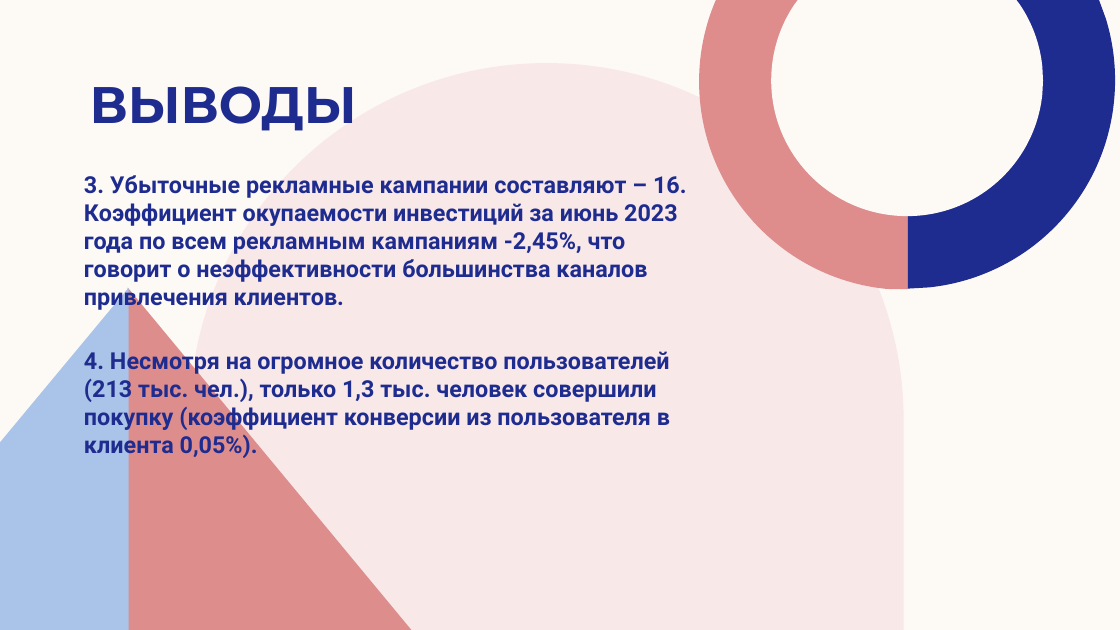
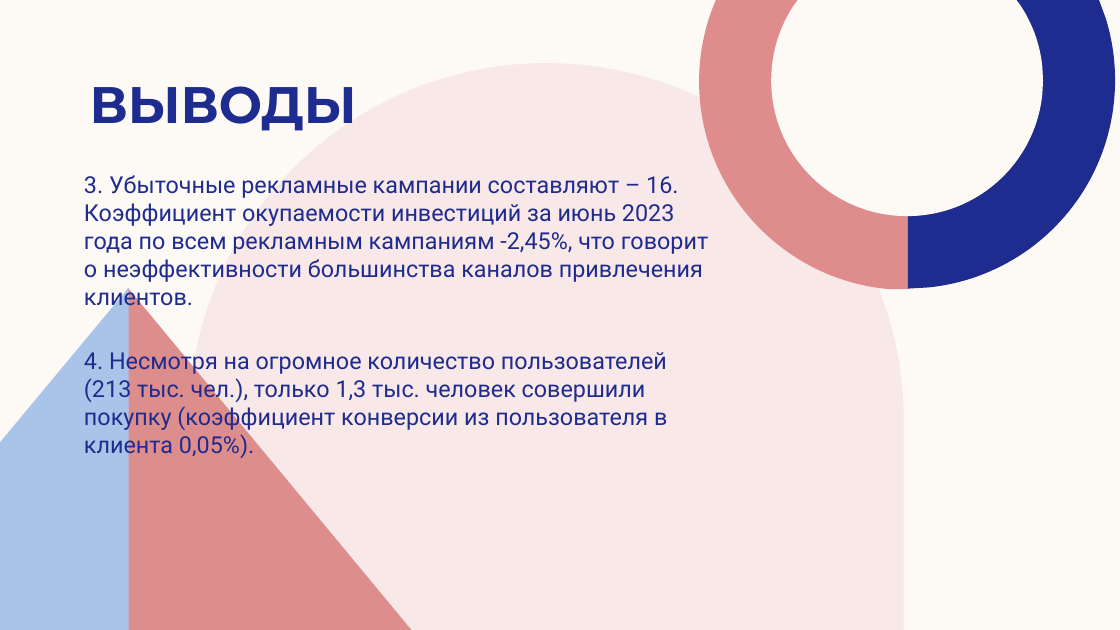
Before and after one commit to NatalliaVarabyova/data-analytics-project-96, a slide deck: slide 23 of Презентация.pptx. Drawn at 1120x630 pixels with LibreOffice and Linux fonts; fonts in the diff are those of the drawing. Boxes give left, top, right and bottom in pixels: in the first picture for what was removed or moved away, otherwise in the second. Text is boxed around its words. In the diff, an @@ line names an element or a change of style, - is before the commit and + after.

```diff
--- a/Презентация.pptx
+++ b/Презентация.pptx
@@ text "3. Убыточные рекламные кампании составляют ..." at [84,175,708,459]: bold off @@
```
Also in this commit, not shown: 3 other slides changed, 4 other files.
